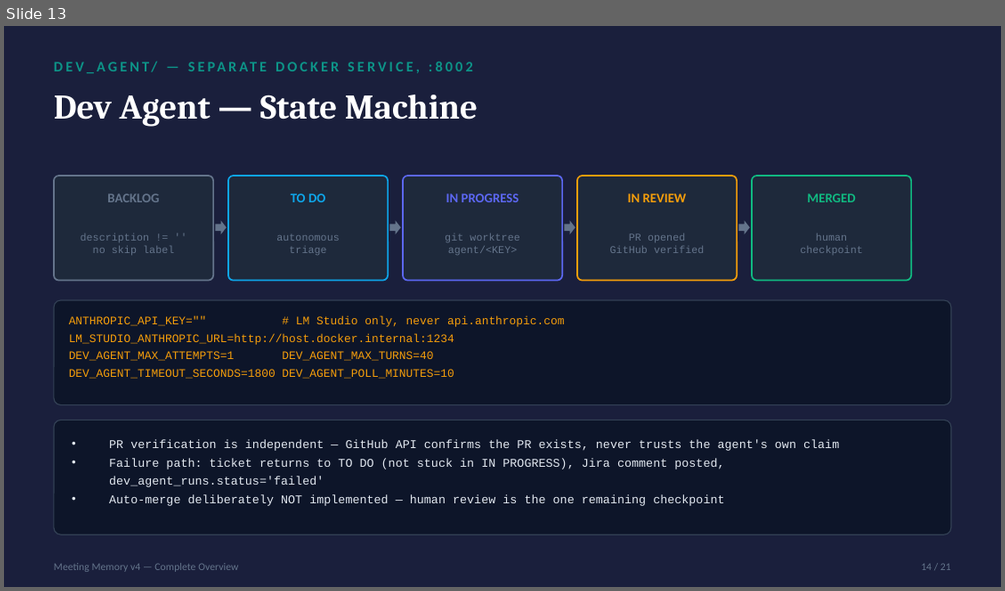
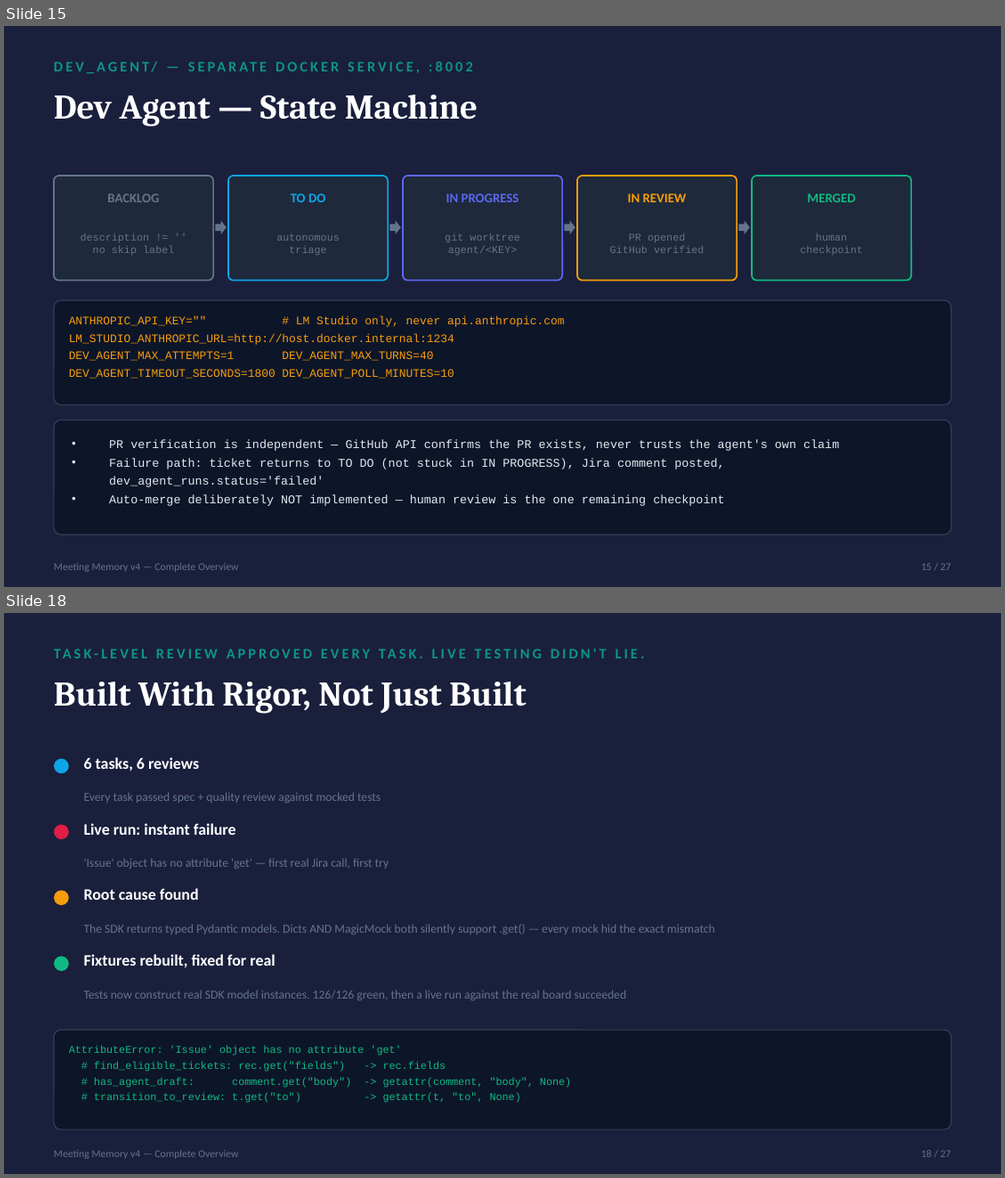
Before and after one commit to shubham-gaur-x/airbyte-lm-studio-memgraph, a slide deck: docs/demo_assets/Meeting_Memory_v4_Overview.pptx. Shown one above the other, each under a label of ours: slide 13 before the commit, slides 15 and 18 after it; the slides between them are not shown. The pictures are 1005x591 and 1005x1178 pixels, drawn with LibreOffice and Linux fonts; fonts in the diff are those of the drawing. Boxes give left, top, right and bottom in pixels: in the first picture for what was removed or moved away, otherwise in the second. Text is boxed around its words. In the diff, an @@ line names an element or a change of style, - is before the commit and + after.

```diff
--- a/docs/demo_assets/Meeting_Memory_v4_Overview.pptx
+++ b/docs/demo_assets/Meeting_Memory_v4_Overview.pptx
@@ slide 18 added at [4,613,1001,1174], background #1A1F3C @@
@@ text added at [54,682,526,714], 25 pt, text #FFFFFF, bold @@
+Built With Rigor, Not Just Built
@@ ellipse added at [54,759,69,773], fill #0EA5E9 @@
@@ text added at [84,757,199,771], 11.5 pt, text #FFFFFF, bold @@
+6 tasks, 6 reviews
@@ text added at [84,793,442,1103], 10.5 pt, text #0D9488, bold @@
+TASK-LEVEL REVIEW APPROVED EVERY TASK. LIVE TESTING DIDN'T LIE.
@@ text added at [136,792,380,803], 8.8 pt, text #64748B @@
+Every task passed spec + quality review against mocked tests
@@ ellipse added at [54,824,69,839], fill #E11D48 @@
@@ text added at [84,823,236,835], 11.5 pt, text #FFFFFF, bold @@
+Live run: instant failure
@@ text added at [84,859,389,868], 8.8 pt, text #64748B @@
+'Issue' object has no attribute 'get' — first real Jira call, first try
@@ ellipse added at [54,890,69,905], fill #F59E0B @@
@@ text added at [84,888,199,900], 11.5 pt, text #FFFFFF, bold @@
+Root cause found
@@ text added at [84,924,715,934], 8.8 pt, text #64748B @@
+The SDK returns typed Pydantic models. Dicts AND MagicMock both silently support .get() — every mock hid the exact mismatch
@@ ellipse added at [54,956,69,971], fill #10B981 @@
@@ text added at [84,954,275,968], 11.5 pt, text #FFFFFF, bold @@
+Fixtures rebuilt, fixed for real
@@ text added at [84,989,627,1000], 8.8 pt, text #64748B @@
+Tests now construct real SDK model instances. 126/126 green, then a live run against the real board succeeded
@@ rounded rectangle added at [54,1030,951,1129], fill #0D1529, outline #334155 0.75 pt @@
@@ text added at [69,1046,571,1103], 7.6 pt, text #10B981 @@
+AttributeError: 'Issue' object has no attribute 'get'
+# find_eligible_tickets: rec.get("fields") -> rec.fields
+# has_agent_draft: comment.get("body") -> getattr(comment, "body", None)
+# transition_to_review: t.get("to") -> getattr(t, "to", None)
@@ text added at [54,1150,238,1159], 7.5 pt, text #64748B @@
+Meeting Memory v4 — Complete Overview
@@ text added at [921,1150,951,1157], 7.5 pt, text #64748B @@
+18 / 27
@@ what was slide 13 is now slide 15 @@
@@ slide 15 changed as well @@
@@ text at [921,563,951,570]: text changed @@
-14 / 21
+15 / 27
```
Also in this commit, not shown: 18 other slides changed, 6 other slides added, 7 other files.
